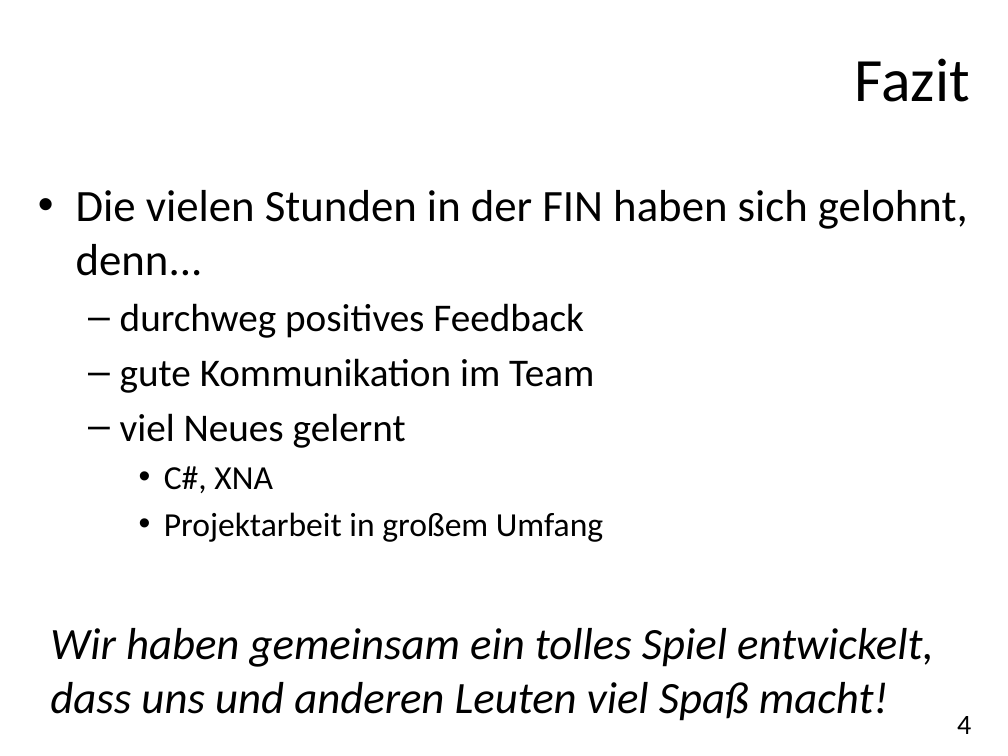
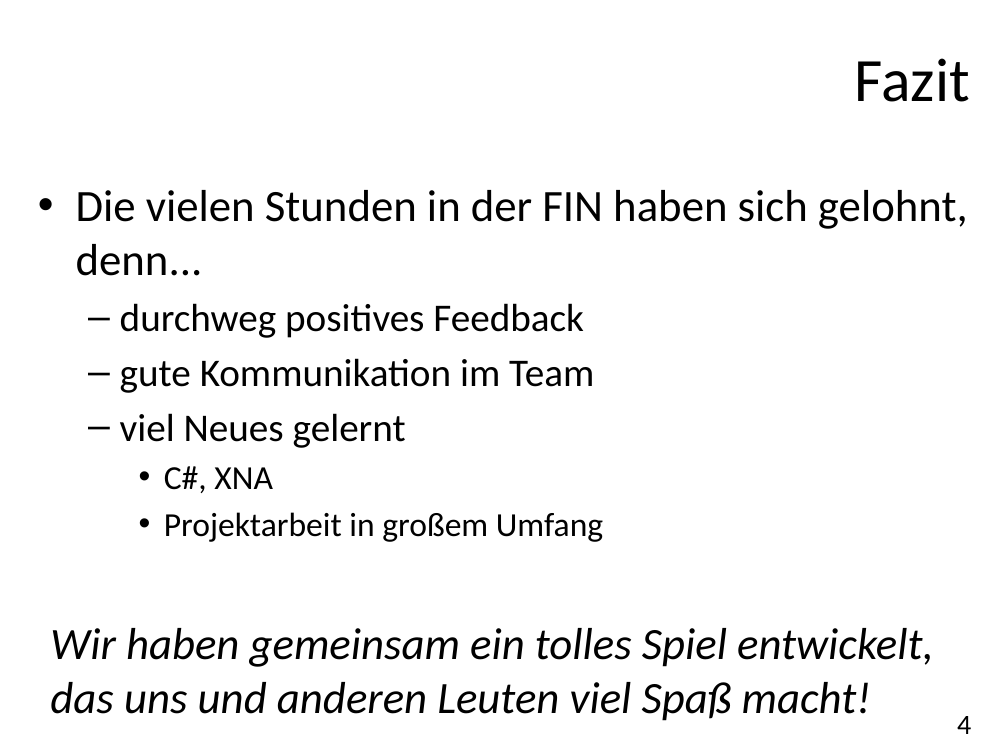
Before and after one commit to annsimon/candyland, a slide deck: slide 4 of Dokumente/AbschlussPräsi.pptx. Drawn at 1008x756 pixels with LibreOffice and Linux fonts; fonts in the diff are those of the drawing; background and template pictures are left out. Boxes give left, top, right and bottom in pixels: in the first picture for what was removed or moved away, otherwise in the second. Text is boxed around its words. In the diff, an @@ line names an element or a change of style, - is before the commit and + after.

Commit message:
fixed typo ;D

```diff
--- a/Dokumente/AbschlussPräsi.pptx
+++ b/Dokumente/AbschlussPräsi.pptx
@@ text at (50, 628, 934, 721): text changed @@
-Wir haben gemeinsam ein tolles Spiel entwickelt, dass uns und anderen Leuten viel Spaß macht!
+Wir haben gemeinsam ein tolles Spiel entwickelt, das uns und anderen Leuten viel Spaß macht!
```
